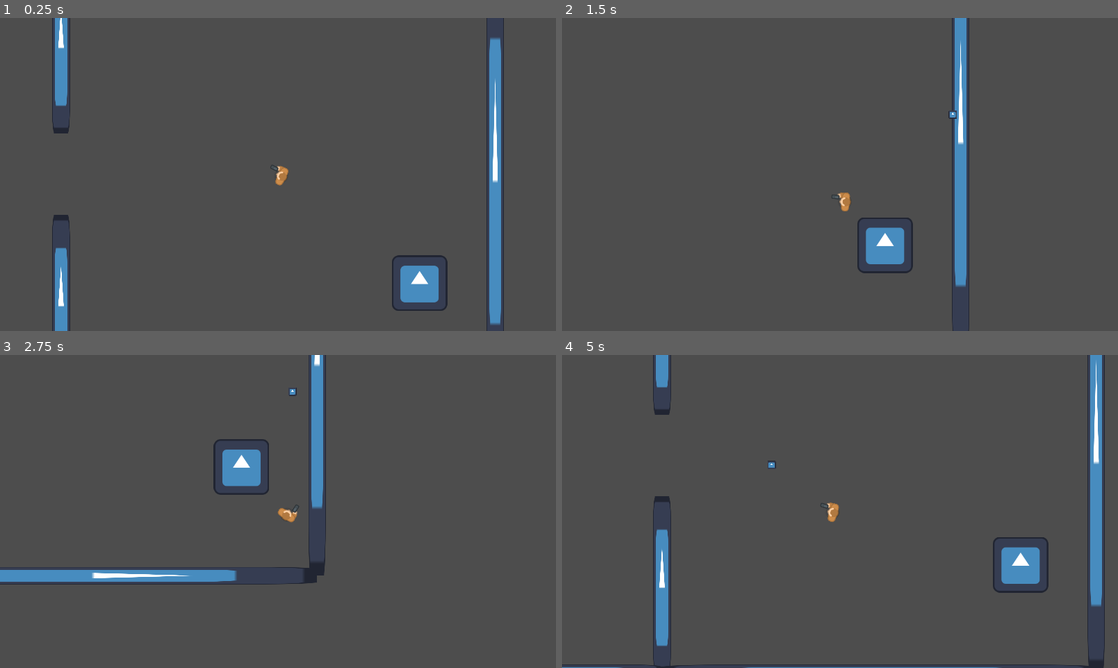
Above: before the commit, frames 1-4 (two rows, left to right).
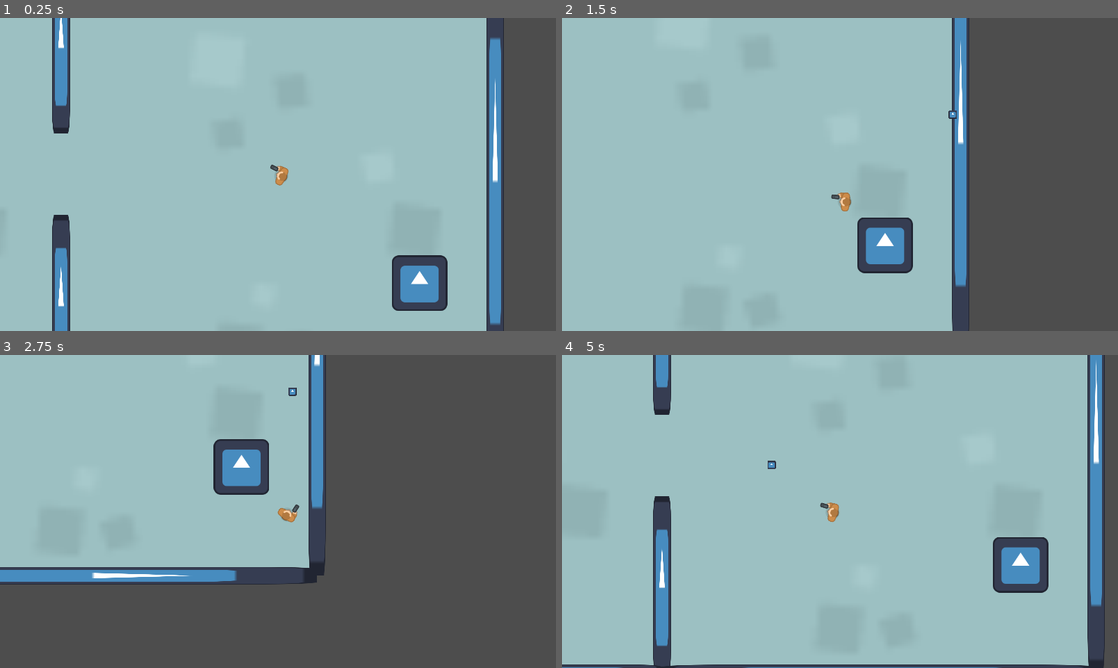
Above: after the commit, the same moments.

Repository: dmq262/Shadow-Stallion
Game: Godot game, scene res://scenes/main.tscn
The game is run twice, just before and just after one commit, with the same random seed, the same clock (stepped at 60 frames per second) and the same inputs. The engine's default icon, where the game draws it, is replaced by a stand-in: a white triangle on a blue panel in a dark square. Sound files missing from this copy of the repository are replaced by a short silence.
Inputs (mouse positions are in pixels of both pictures, inside the frame that each line leads up to):
- Up to frame 1 (0.25 s): no input
- Up to frame 2 (1.5 s): tap Enter at 0.5 s; move the mouse to (962, 158) at 0.52 s; hold D (move_right) 0.53-1.28 s; click (962, 158) at 0.6 s; move the mouse to (728, 190) at 1.27 s; hold S (move_down) from 1.28 s (still down); tap Shift (dash) at 1.35 s
- Up to frame 3 (2.75 s): click (166, 527) at 1.55 s; move the mouse to (333, 442) at 2.02 s; release S (move_down) at 2.03 s; hold D (move_right) from 2.03 s (still down); click (333, 442) at 2.1 s
- Up to frame 4 (5 s): move the mouse to (812, 574) at 2.77 s; release D (move_right) at 2.78 s; hold W (move_up) 2.78-3.53 s; click (812, 574) at 2.85 s; move the mouse to (1006, 558) at 3.52 s; hold A (move_left) from 3.53 s (still down); tap Shift (dash) at 3.6 s; click (1006, 558) at 3.8 s; move the mouse to (673, 464) at 4.27 s; click (673, 464) at 4.35 s

The runs differ from the first frame. In frame 1, 83% of the frame differs, in the area x 0-88%, y 0-100%; in frame 2, 68%; in frame 3, 36%; in frame 4, 89%, in the area x 0-95%, y 0-100%.

Commit message:
added room scene

Diff:
--- a/scenes/main.tscn
+++ b/scenes/main.tscn
@@ -7,6 +7,7 @@
 [ext_resource type="PackedScene" uid="uid://t8wfyw8o5x4y" path="res://scenes/wall_solid.tscn" id="3_jflow"]
 [ext_resource type="PackedScene" uid="uid://bgh751mybevw0" path="res://scenes/wall_door.tscn" id="4_1sgyl"]
 [ext_resource type="Texture2D" uid="uid://bclxufr4qgaob" path="res://art/icon.svg" id="4_ktlkw"]
+[ext_resource type="PackedScene" uid="uid://ctojywrvgekv8" path="res://scenes/room_1.tscn" id="5_pvomk"]
 
 [node name="main" type="Node"]
 script = ExtResource("1_ycr1g")
@@ -15,7 +16,7 @@
 script = ExtResource("2_recex")
 wall_scene_solid = ExtResource("3_jflow")
 wall_scene_door = ExtResource("4_1sgyl")
-room_scenes = [ExtResource("3_jflow")]
+room_scenes = [ExtResource("5_pvomk")]
 
 [node name="player" parent="." instance=ExtResource("1_chdsk")]
 
--- /dev/null
+++ b/scenes/room.gd
@@ -0,0 +1,16 @@
+extends Area2D
+
+
+# Called when the node enters the scene tree for the first time.
+func _ready():
+	pass # Replace with function body.
+
+
+# Called every frame. 'delta' is the elapsed time since the previous frame.
+func _process(delta):
+	pass
+
+
+func _on_body_entered(body):
+	if body.is_in_group("player"):
+		pass
--- /dev/null
+++ b/scenes/room_1.tscn
@@ -0,0 +1,27 @@
+[gd_scene load_steps=4 format=3 uid="uid://ctojywrvgekv8"]
+
+[ext_resource type="Script" path="res://scenes/room.gd" id="1_mlc48"]
+[ext_resource type="Texture2D" uid="uid://c55ju2fsp2bj2" path="res://art/kenny_top_down_shooter/PNG/Tiles/tile_07.png" id="2_3gj7r"]
+
+[sub_resource type="RectangleShape2D" id="RectangleShape2D_47gnu"]
+size = Vector2(953, 950)
+
+[node name="room_1" type="Area2D"]
+script = ExtResource("1_mlc48")
+
+[node name="Sprite2D" type="Sprite2D" parent="."]
+position = Vector2(7.62939e-05, 0.499966)
+scale = Vector2(15.625, 15.6406)
+texture = ExtResource("2_3gj7r")
+
+[node name="CollisionShape2D" type="CollisionShape2D" parent="."]
+position = Vector2(-2.5, -5)
+shape = SubResource("RectangleShape2D_47gnu")
+
+[node name="top_left" type="Marker2D" parent="."]
+position = Vector2(-500, -500)
+
+[node name="bottom_right" type="Marker2D" parent="."]
+position = Vector2(500, 500)
+
+[connection signal="body_entered" from="." to="." method="_on_body_entered"]
--- a/scenes/room_generator.gd
+++ b/scenes/room_generator.gd
@@ -161,6 +161,13 @@
 			else:
 				build_wall((room.coordinates - center_coordinates + Vector2(0, .5)) * room_size, PI/2, wall_scene_solid)
 
+			#Put Room Scene in Walls
+			room_scenes.shuffle()
+			var new_room = room_scenes[0].instantiate()
+			new_room.global_position = (room.coordinates - center_coordinates) * room_size
+			get_tree().current_scene.add_child(new_room)
+			get_tree().current_scene.move_child(new_room, 0)
+
 
 #Helper Function for build_rooms
 func build_wall(wall_position, wall_rotation, wall_scene):
Not shown: 1 places in scenes/main.tscn that only renumber resources
